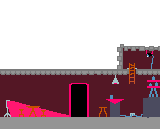
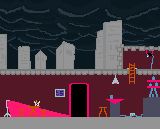
Layer changes from the first 160 × 129 image to the second:
added layer "noodles" above "lvlsighn" over [0, 64, 119, 106]
added layer "lvlsighn" above "bar" over [0, 0, 128, 106]
painted on "bar" over [0, 64, 149, 118]
added layer "skyline" above "Sky" over [0, 0, 160, 118]
added layer "Sky" over [0, 0, 160, 118]
